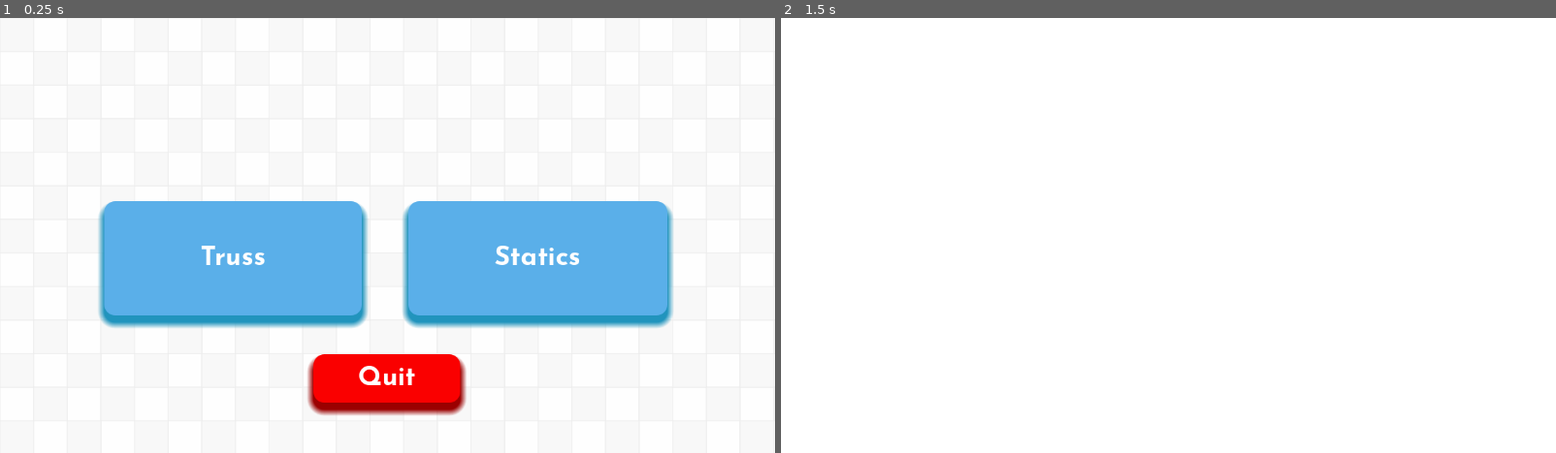
Above: before the commit, frames 1-2 (left to right).
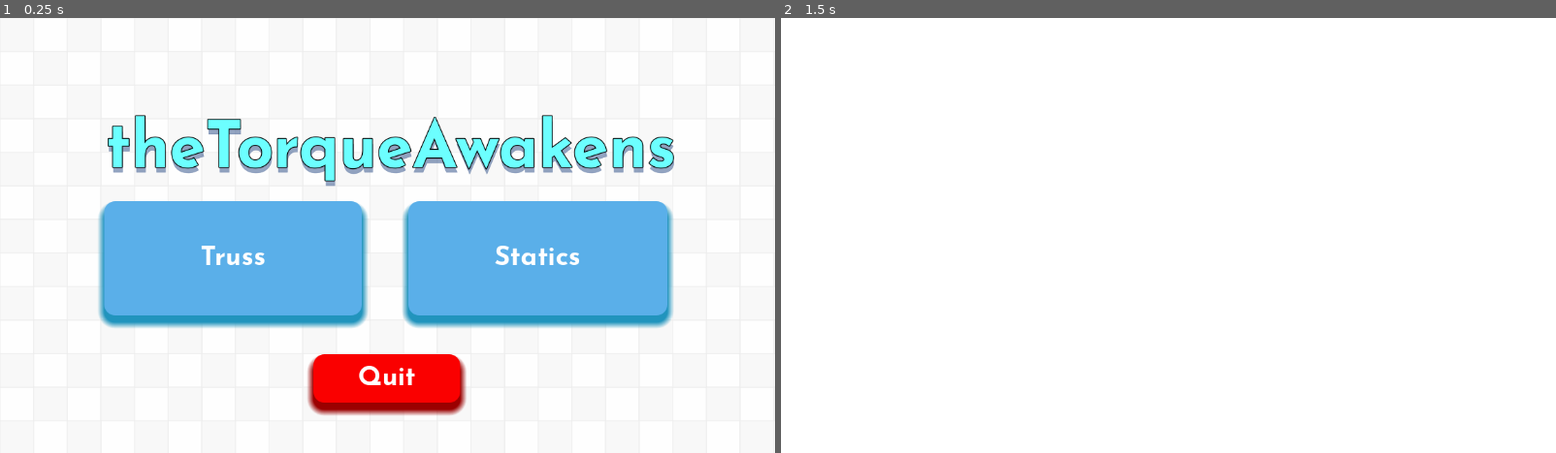
Above: after the commit, the same moments.

Repository: MDGSpace-SOC-D-2025/The-Torque-Awakens
Game: Godot game, scene res://scenes/main_menu.tscn
Two runs of this game, one before a commit and one after it. Both use one fixed random seed, a clock stepped at 60 frames per second and the inputs below.
Inputs (mouse positions are in pixels of both pictures, inside the frame that each line leads up to):
- Up to frame 1 (0.25 s): no input
- Up to frame 2 (1.5 s): click "Statics" at 0.5 s; tap Enter at 1.25 s; move the mouse to (1339, 213) at 1.27 s; hold W from 1.28 s (still down); tap M at 1.35 s; click (1339, 213) at 1.42 s

The runs differ from the first frame. In frame 1, 4.7% of the frame differs, in the area x 13-87%, y 22-39%; in frame 2, nothing differs.

Commit message:
feat: Mass Confirmation Box and Logo

Diff:
--- a/assets/TrussConfig.tres
+++ b/assets/TrussConfig.tres
@@ -1,7 +1,7 @@
 [gd_resource type="Resource" script_class="TrussConfig" load_steps=4 format=3 uid="uid://bkw7v0jbmb0c3"]
 
 [ext_resource type="Texture2D" uid="uid://d257chtl043bu" path="res://assets/HingeJoint.png" id="1_4sqh7"]
-[ext_resource type="Script" uid="uid://cc8ji168ysh7i" path="res://scripts/TrussConfig.gd" id="1_me6rc"]
+[ext_resource type="Script" uid="uid://cc8ji168ysh7i" path="res://scripts/truss/TrussConfig.gd" id="1_me6rc"]
 [ext_resource type="Texture2D" uid="uid://d060hs2q4a03g" path="res://assets/RollerJoint.png" id="2_jafxf"]
 
 [resource]
--- a/scenes/gd_statics.tscn
+++ b/scenes/gd_statics.tscn
@@ -1,7 +1,7 @@
 [gd_scene load_steps=3 format=3 uid="uid://dklqn1a2tats"]
 
-[ext_resource type="Script" uid="uid://wqjgaanxv3dv" path="res://scripts/gd_statics.gd" id="1_4agh2"]
-[ext_resource type="Script" uid="uid://c6d7isxbim25j" path="res://scripts/gd_statics_camera.gd" id="2_t1pn1"]
+[ext_resource type="Script" uid="uid://wqjgaanxv3dv" path="res://scripts/statics/gd_statics.gd" id="1_4agh2"]
+[ext_resource type="Script" uid="uid://c6d7isxbim25j" path="res://scripts/statics/gd_statics_camera.gd" id="2_t1pn1"]
 
 [node name="GDStatics" type="Node2D"]
 script = ExtResource("1_4agh2")
--- a/scenes/main_menu.tscn
+++ b/scenes/main_menu.tscn
@@ -86,6 +86,21 @@
 texture = ExtResource("1_ekxnf")
 stretch_mode = 1
 
+[node name="Label" type="Label" parent="."]
+layout_mode = 0
+offset_left = 157.0
+offset_top = 150.0
+offset_right = 1004.0
+offset_bottom = 246.0
+theme_override_colors/font_color = Color(0.42352942, 1, 1, 1)
+theme_override_colors/font_shadow_color = Color(0.19419661, 0.32074773, 0.54323465, 0.5254902)
+theme_override_colors/font_outline_color = Color(0, 0, 0, 1)
+theme_override_constants/shadow_offset_y = 8
+theme_override_constants/outline_size = 5
+theme_override_fonts/font = ExtResource("1_l6cm7")
+theme_override_font_sizes/font_size = 96
+text = "theTorqueAwakens"
+
 [node name="Statics" type="Button" parent="."]
 layout_mode = 0
 offset_left = 607.0
--- a/scenes/trussdraw.tscn
+++ b/scenes/trussdraw.tscn
@@ -1,8 +1,8 @@
 [gd_scene load_steps=5 format=3 uid="uid://vdy70fgf4vm2"]
 
 [ext_resource type="Resource" uid="uid://bkw7v0jbmb0c3" path="res://assets/TrussConfig.tres" id="1_dwam6"]
-[ext_resource type="Script" uid="uid://dglpojg2vmlj1" path="res://scripts/renderer.gd" id="2_e8p1d"]
-[ext_resource type="Script" uid="uid://xgm0aowaamsk" path="res://scripts/camera_2d.gd" id="3_7rtog"]
+[ext_resource type="Script" uid="uid://dglpojg2vmlj1" path="res://scripts/truss/renderer.gd" id="2_e8p1d"]
+[ext_resource type="Script" uid="uid://xgm0aowaamsk" path="res://scripts/truss/camera_2d.gd" id="3_7rtog"]
 
 [sub_resource type="GDScript" id="GDScript_xhpro"]
 resource_name = "TrussConfig"
--- a/scripts/gd_statics.gd
+++ b/scripts/statics/gd_statics.gd
@@ -33,6 +33,9 @@
 var contact_detector: ContactDetector
 var solver: StaticsSolver
 var renderer: Renderer
+var mass_popup: ConfirmationDialog
+var mass_input: LineEdit
+var pending_object: RigidObject
 
 var walls: Array[WallData] = []
 var objects: Array[RigidObject] = []
@@ -58,6 +61,29 @@
 
 	renderer = Renderer.new()
 	renderer.setup(self)
+	mass_popup = ConfirmationDialog.new()
+	mass_popup.title = "Set Mass"
+	mass_popup.exclusive = true
+
+	mass_input = LineEdit.new()
+	mass_input.placeholder_text = "Enter mass (kg)"
+	mass_input.alignment = HORIZONTAL_ALIGNMENT_CENTER
+
+	mass_input.text_changed.connect(func(new_text):
+		var pos = mass_input.caret_column
+		var filtered = ""
+		for c in new_text:
+			if c in "0123456789.":
+				filtered += c
+		mass_input.text = filtered
+		mass_input.caret_column = pos
+	)
+
+	mass_popup.add_child(mass_input)
+	mass_popup.register_text_enter(mass_input)
+	mass_popup.confirmed.connect(_on_mass_confirmed)
+	mass_popup.canceled.connect(_on_mass_canceled)
+	add_child(mass_popup)
 
 func _input(event: InputEvent) -> void:
 	if event is InputEventKey and event.pressed:
@@ -118,5 +144,23 @@
 	force_manager.is_drawing = false
 	queue_redraw()
 
+func _on_mass_confirmed():
+	if pending_object:
+		var val = mass_input.text.to_float()
+		pending_object.mass = val if val > 0 else default_mass
+		pending_object = null
+	mass_input.clear()
+
+func _on_mass_canceled():
+	if pending_object:
+		object_manager._remove_object_instance(pending_object)
+		pending_object = null
+	mass_input.clear()
+
+func request_mass_input(obj: RigidObject):
+	pending_object = obj
+	mass_popup.popup_centered(Vector2i(250, 80))
+	mass_input.grab_focus()
+
 func _draw():
 	renderer.draw_all()
--- a/scripts/staticsobject_manager.gd
+++ b/scripts/statics/staticsobject_manager.gd
@@ -21,7 +21,6 @@
 
 func handle_box_input(event: InputEvent):
 	var mouse_pos = main.get_global_mouse_position()
-
 	if event is InputEventMouseButton:
 		if event.button_index == MOUSE_BUTTON_LEFT and event.pressed:
 			if not is_drawing:
@@ -32,14 +31,11 @@
 				if size.length() > 5:
 					_create_box(box_start, size)
 				is_drawing = false
-
 		elif event.button_index == MOUSE_BUTTON_RIGHT and event.pressed:
-			if is_drawing:
-				is_drawing = false
+			if is_drawing: is_drawing = false
 
 func handle_circle_input(event: InputEvent):
 	var mouse_pos = main.get_global_mouse_position()
-
 	if event is InputEventMouseButton:
 		if event.button_index == MOUSE_BUTTON_LEFT and event.pressed:
 			if not is_drawing:
@@ -50,14 +46,11 @@
 				if radius > 5:
 					_create_circle(circle_center, radius)
 				is_drawing = false
-
 		elif event.button_index == MOUSE_BUTTON_RIGHT and event.pressed:
-			if is_drawing:
-				is_drawing = false
+			if is_drawing: is_drawing = false
 
 func handle_object_edit(event: InputEvent):
 	var mouse_pos = main.get_global_mouse_position()
-
 	if event is InputEventKey and event.pressed and selected_object:
 		if event.keycode == KEY_M:
 			print("Current mass: ", selected_object.mass, " kg")
@@ -70,13 +63,9 @@
 
 	if event is InputEventMouseButton:
 		if event.button_index == MOUSE_BUTTON_LEFT and event.pressed:
-			if is_grabbing:
-				is_grabbing = false
-			elif is_rotating:
-				is_rotating = false
-			else:
-				selected_object = _get_object_at(mouse_pos)
-
+			if is_grabbing: is_grabbing = false
+			elif is_rotating: is_rotating = false
+			else: selected_object = _get_object_at(mouse_pos)
 		elif event.button_index == MOUSE_BUTTON_RIGHT and event.pressed:
 			if is_grabbing:
 				selected_object.position = original_pos
@@ -84,14 +73,12 @@
 			elif is_rotating:
 				selected_object.rotation = rotation_start_angle
 				is_rotating = false
-			else:
-				_remove_object_at(mouse_pos)
+			else: _remove_object_at(mouse_pos)
 
 	if event is InputEventMouseMotion:
 		if is_grabbing and selected_object:
 			selected_object.position = mouse_pos
-			if not is_rotating:
-				_auto_snap_rotation(selected_object)
+			if not is_rotating: _auto_snap_rotation(selected_object)
 		elif is_rotating and selected_object:
 			var angle = (mouse_pos - selected_object.position).angle()
 			selected_object.rotation = angle
@@ -103,14 +90,13 @@
 	obj.size = size
 	obj.mass = main.default_mass
 	obj.rotation = 0.0
-
 	var body = Node2D.new()
 	body.position = obj.position
 	body.rotation = obj.rotation
 	main.object_container.add_child(body)
 	obj.body = body
-
 	main.objects.append(obj)
+	main.request_mass_input(obj)
 
 func _create_circle(center: Vector2, radius: float):
 	var obj = RigidObject.new()
@@ -119,27 +105,28 @@
 	obj.size = Vector2(radius, radius)
 	obj.mass = main.default_mass
 	obj.rotation = 0.0
-
 	var body = Node2D.new()
 	body.position = obj.position
 	main.object_container.add_child(body)
 	obj.body = body
+	main.objects.append(obj)
+	main.request_mass_input(obj)
 
-	main.objects.append(obj)
+func _remove_object_instance(obj: RigidObject):
+	if obj in main.objects:
+		main.objects.erase(obj)
+		if is_instance_valid(obj.body):
+			obj.body.queue_free()
 
 func _auto_snap_rotation(obj: RigidObject):
-	if not obj.is_box:
-		return
-
+	if not obj.is_box: return
 	var closest_wall = null
 	var min_dist = INF
-
 	for wall in main.walls:
 		var dist = _dist_to_segment(obj.position, wall.start, wall.end)
 		if dist < min_dist:
 			min_dist = dist
 			closest_wall = wall
-
 	if closest_wall and min_dist < main.snap_distance:
 		var wall_angle = (closest_wall.end - closest_wall.start).angle()
 		obj.rotation = wall_angle
@@ -147,22 +134,12 @@
 func _get_object_at(pos: Vector2):
 	for obj in main.objects:
 		var check_dist = obj.size.x if not obj.is_box else obj.size.length() / 2
-		if obj.position.distance_to(pos) < check_dist:
-			return obj
+		if obj.position.distance_to(pos) < check_dist: return obj
 	return null
 
 func _remove_object_at(pos: Vector2):
-	var to_remove = -1
-	for i in range(main.objects.size()):
-		var obj = main.objects[i]
-		var check_dist = obj.size.x if not obj.is_box else obj.size.length() / 2
-		if obj.position.distance_to(pos) < check_dist:
-			to_remove = i
-			break
-
-	if to_remove != -1:
-		main.objects[to_remove].body.queue_free()
-		main.objects.remove_at(to_remove)
+	var target = _get_object_at(pos)
+	if target: _remove_object_instance(target)
 
 func _dist_to_segment(p: Vector2, a: Vector2, b: Vector2) -> float:
 	var ab = a.distance_to(b)
@@ -174,49 +151,29 @@
 func draw_objects(t_scale: float):
 	for obj in main.objects:
 		var color = main.color_box if obj.is_box else main.color_circle
-		if obj == selected_object:
-			color = main.color_selected
-
+		if obj == selected_object: color = main.color_selected
 		if obj.is_box:
 			var half = obj.size / 2
-			var corners = [
-				Vector2(-half.x, -half.y),
-				Vector2(half.x, -half.y),
-				Vector2(half.x, half.y),
-				Vector2(-half.x, half.y)
-			]
+			var corners = [Vector2(-half.x, -half.y), Vector2(half.x, -half.y), Vector2(half.x, half.y), Vector2(-half.x, half.y)]
 			var rotated = []
-			for c in corners:
-				rotated.append(obj.position + c.rotated(obj.rotation))
-
-			for i in range(4):
-				main.draw_line(rotated[i], rotated[(i + 1) % 4], color, 2.0 * t_scale)
+			for c in corners: rotated.append(obj.position + c.rotated(obj.rotation))
+			for i in range(4): main.draw_line(rotated[i], rotated[(i + 1) % 4], color, 2.0 * t_scale)
 			main.draw_circle(obj.position, 3 * t_scale, color)
 		else:
 			main.draw_arc(obj.position, obj.size.x, 0, TAU, 32, color, 2.0 * t_scale)
 			main.draw_circle(obj.position, 3 * t_scale, color)
-
 		for force in obj.forces:
 			var force_end = obj.position + force.direction * force.magnitude
 			main.draw_line(obj.position, force_end, main.color_force, 2.0 * t_scale)
 			_draw_arrow_head(force_end, force.direction, main.color_force, t_scale)
-
 		for contact in obj.contacts:
 			main.draw_line(contact.point, obj.position, main.color_contact_normal, 1.5 * t_scale)
 			main.draw_circle(contact.point, 3 * t_scale, main.color_contact_normal)
-
 	if is_drawing and main.current_mode == 1:
 		var mouse_pos = main.get_global_mouse_position()
 		var size = (mouse_pos - box_start).abs()
-		var corners = [
-			box_start,
-			box_start + Vector2(size.x, 0),
-			box_start + size,
-			box_start + Vector2(0, size.y)
-		]
-		for i in range(4):
-			main.draw_line(corners[i], corners[(i + 1) % 4], main.color_preview_smooth, 2.0 * t_scale)
-
+		var corners = [box_start, box_start + Vector2(size.x, 0), box_start + size, box_start + Vector2(0, size.y)]
+		for i in range(4): main.draw_line(corners[i], corners[(i + 1) % 4], main.color_preview_smooth, 2.0 * t_scale)
 	if is_drawing and main.current_mode == 2:
 		var mouse_pos = main.get_global_mouse_position()
 		var radius = circle_center.distance_to(mouse_pos)
Renamed: scripts/gd_statics.gd.uid -> scripts/statics/gd_statics.gd.uid
Renamed: scripts/gd_statics_camera.gd -> scripts/statics/gd_statics_camera.gd
Renamed: scripts/gd_statics_camera.gd.uid -> scripts/statics/gd_statics_camera.gd.uid
Renamed: scripts/statics_solver.gd -> scripts/statics/statics_solver.gd
Renamed: scripts/statics_solver.gd.uid -> scripts/statics/statics_solver.gd.uid
Renamed: scripts/staticscontact_data.gd -> scripts/statics/staticscontact_data.gd
Renamed: scripts/staticscontact_data.gd.uid -> scripts/statics/staticscontact_data.gd.uid
Renamed: scripts/staticscontact_detector.gd -> scripts/statics/staticscontact_detector.gd
Renamed: scripts/staticscontact_detector.gd.uid -> scripts/statics/staticscontact_detector.gd.uid
Renamed: scripts/staticsdataclasses.gd -> scripts/statics/staticsdataclasses.gd
Renamed: scripts/staticsdataclasses.gd.uid -> scripts/statics/staticsdataclasses.gd.uid
Renamed: scripts/staticsforce_data.gd -> scripts/statics/staticsforce_data.gd
(and 24 more such lines)
